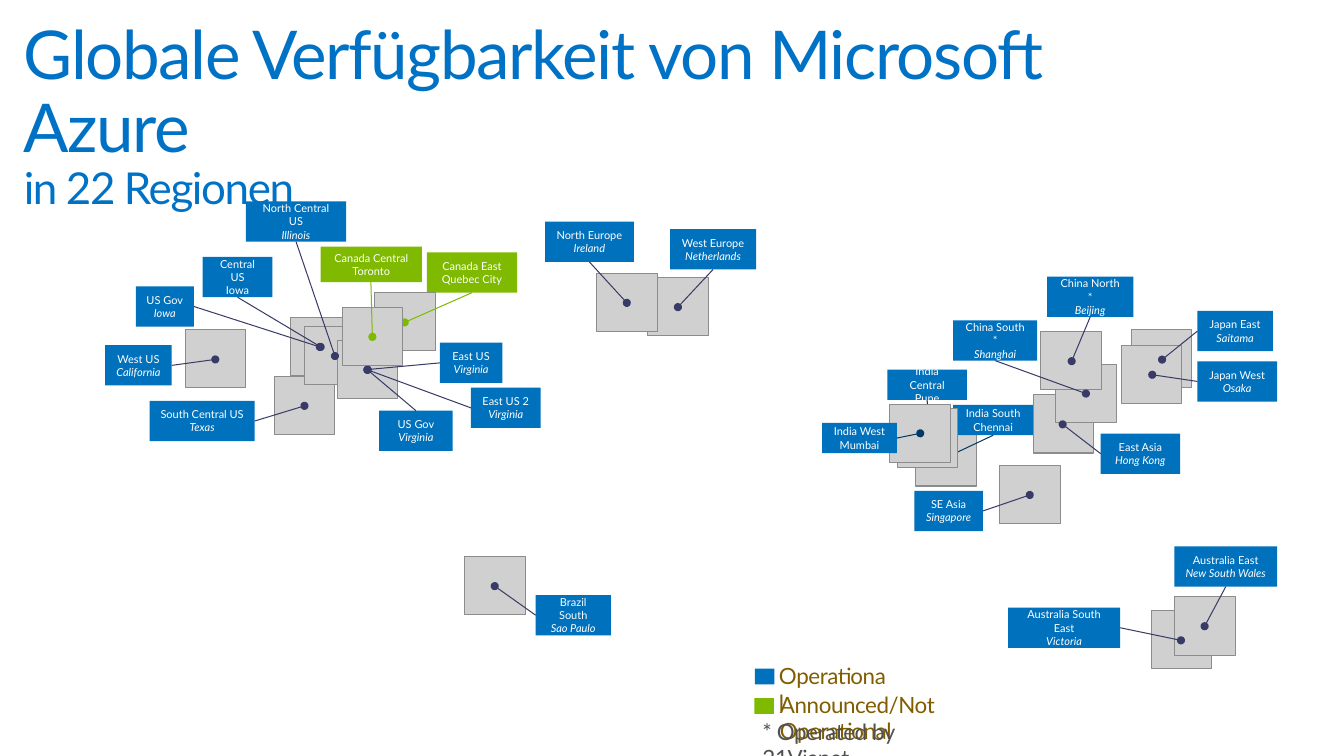
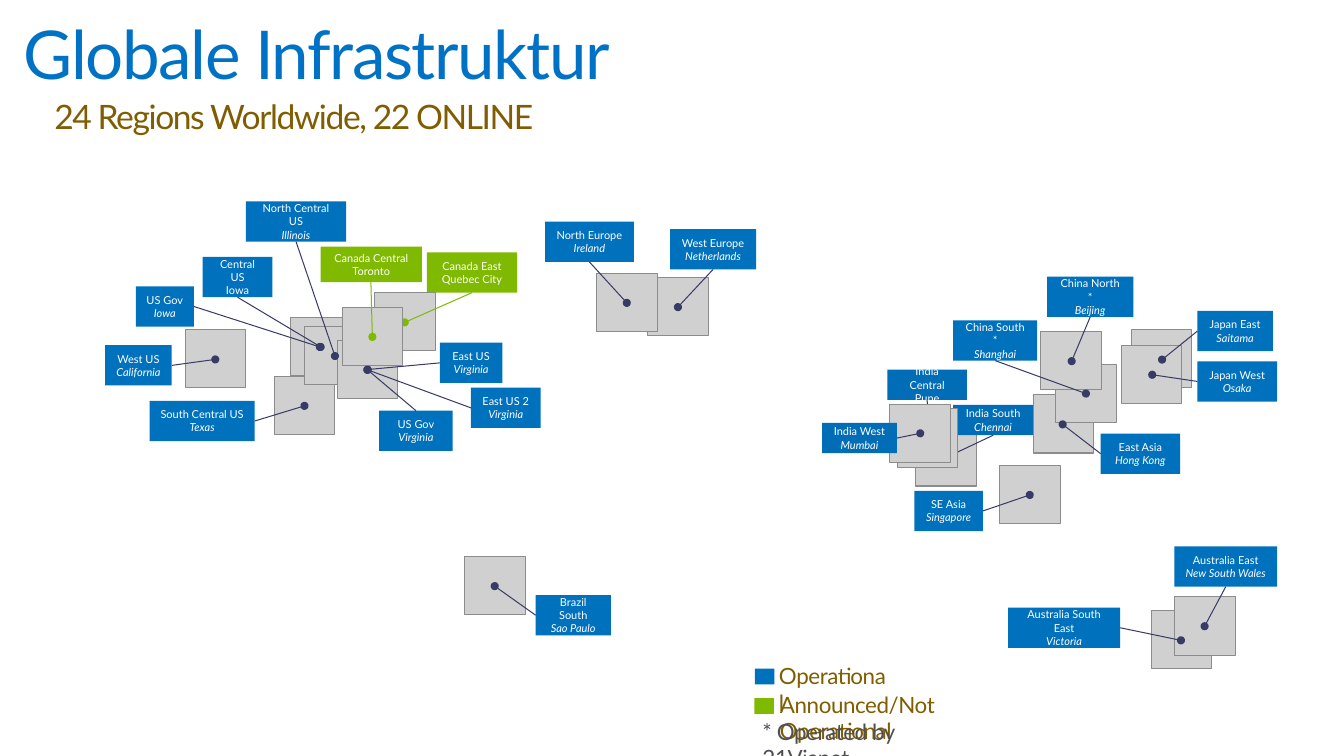
Before and after one commit to pkirch/hybridit15, a slide deck: slide 6 of Modul1/FY16Q2 Azure Intro (Hybrid IT 2015).pptx (slide 2 before the commit). Drawn at 1344x756 pixels with LibreOffice and Linux fonts; fonts in the diff are those of the drawing; grey boxes stand for pictures; background and template pictures are left out. Boxes give left, top, right and bottom in pixels: in the first picture for what was removed or moved away, otherwise in the second. Text is boxed around its words. In the diff, an @@ line names an element or a change of style, - is before the commit and + after.

Commit message:
refreshed Azure intro

```diff
--- a/Modul1/FY16Q2 Azure Intro (Hybrid IT 2015).pptx
+++ b/Modul1/FY16Q2 Azure Intro (Hybrid IT 2015).pptx
@@ title at (x1=24, y1=29, x2=610, y2=80): text changed @@
-Globale Verfügbarkeit von Microsoft Azure
-in 22 Regionen
+Globale Infrastruktur
@@ text added at (x1=54, y1=104, x2=533, y2=135), 24.5 pt, text #805C00 @@
+24 Regions Worldwide, 22 ONLINE
@@ rectangle "India South" at (x1=954, y1=405, x2=1034, y2=436): fill #0071BC to #006DB6 @@
@@ rectangle "India West" at (x1=822, y1=423, x2=897, y2=454): fill #0071BC to #006DB6 @@
@@ text in rectangle at (x1=841, y1=441, x2=879, y2=449): italic on in "Mumbai" @@
@@ arrow (897, 438) - (920, 433): stroke #003963 0.75 pt to #393B67 0.75 pt @@
@@ arrow (993, 435) - (946, 458): stroke #003963 0.75 pt to #393B67 0.75 pt @@
@@ text in rectangle at (x1=974, y1=423, x2=1012, y2=431): italic on in "Chennai" @@
```
Also in this commit, not shown: 1 other slide changed, 3 slides added, 2 slides removed.
